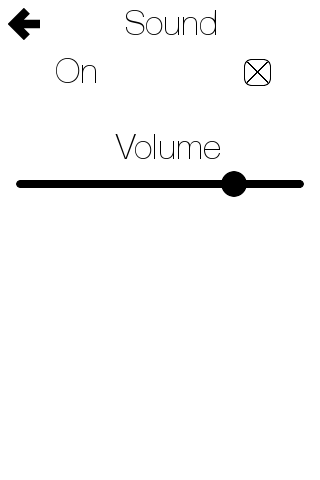
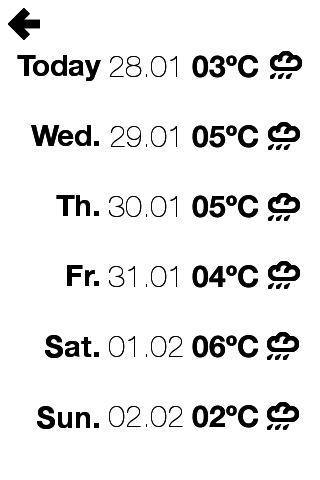
Revision of a layered 320x480 image; what changed, layer by layer:
added group "calendar copy" with 10 layers above "calendar" over bbox(8, 8, 302, 430)
added layer "03ºC ... #1" in group "calendar copy" over bbox(192, 55, 259, 428)
added layer "arrow_left_32x32.png copy #4" in group "calendar copy" over bbox(8, 8, 40, 40)
added layer "rain_32x28.png copy #5" in group "calendar copy" over bbox(267, 402, 299, 430)
added layer "rain_32x28.png copy #6" in group "calendar copy" over bbox(267, 332, 299, 360)
added layer "rain_32x28.png copy #7" in group "calendar copy" over bbox(268, 261, 300, 289)
added layer "rain_32x28.png copy #8" in group "calendar copy" over bbox(268, 193, 300, 221)
added layer "rain_32x28.png copy #9" in group "calendar copy" over bbox(268, 122, 300, 150)
added layer "rain_32x28.png #1" in group "calendar copy" over bbox(270, 51, 302, 79)
added layer "28.01 ... #1" in group "calendar copy" over bbox(109, 56, 183, 427)
added layer "Today ... #1" in group "calendar copy" over bbox(17, 55, 101, 429)
showed group "calendar" (10 layers) over bbox(8, 8, 302, 430)
hid group "settings sound" (7 layers) over bbox(8, 8, 304, 197)
